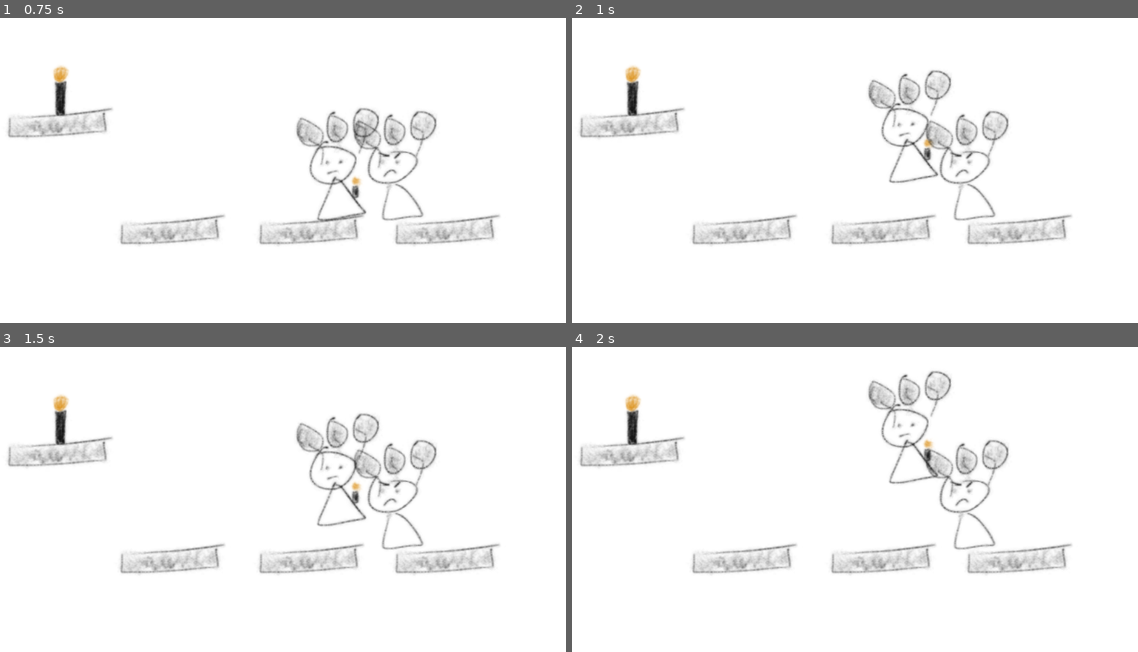
Above: before the commit, frames 1-4 (two rows, left to right).
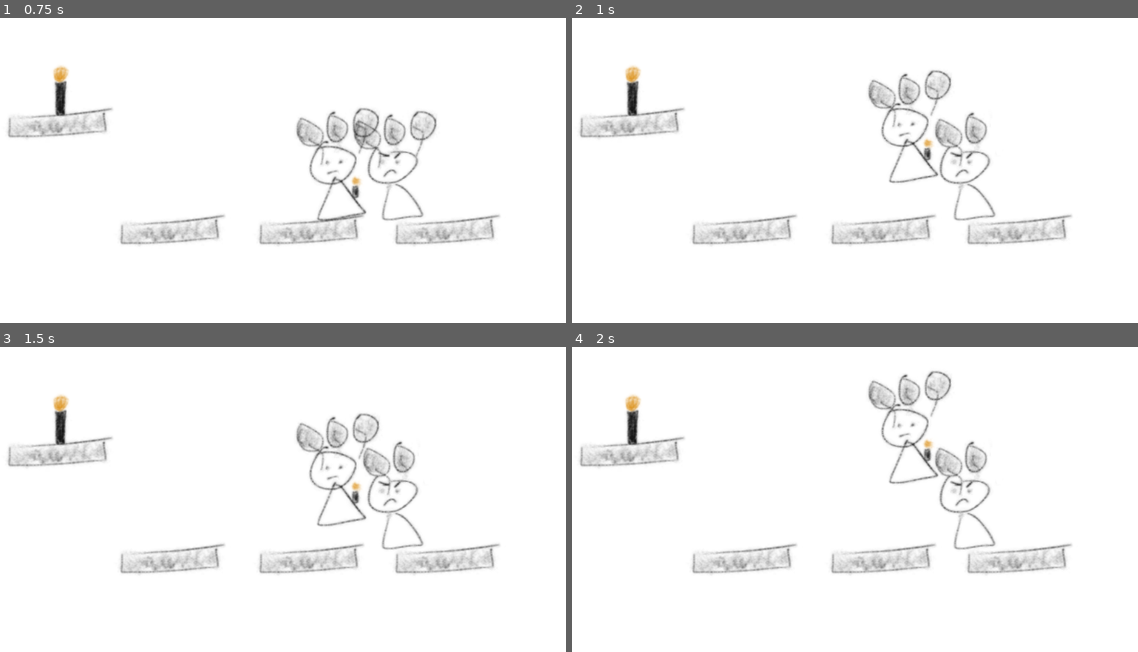
Above: after the commit, the same moments.

Repository: jdcalvelli/prototype-studio-prompt-8
Game: Godot game, scene res://scenes/game_scene.tscn
Same seed, same stepped clock (60 frames per second), same inputs: the game is played once before the commit and once after it.
Inputs:
- Up to frame 1 (0.75 s): hold D (right) from 0.53 s (still down)
- Up to frame 2 (1 s): keep holding D (right); tap Space (jump) at 0.77 s
- Up to frame 3 (1.5 s): keep holding D (right)
- Up to frame 4 (2 s): keep holding D (right); tap Space (jump) at 1.52 s

Frame 1 is identical in both runs. In frame 2, 1.0% of the frame differs, in the area x 62-78%, y 30-50%; in frame 3, 1.0%; in frame 4, 1.0%.

Commit message:
adding balloon disappear

Diff:
--- a/prefabs/balloons.tscn
+++ b/prefabs/balloons.tscn
@@ -9,13 +9,13 @@
 animations = [{
 "frames": [{
 "duration": 1.0,
-"texture": ExtResource("2_mjqpl")
+"texture": ExtResource("2_g54lk")
 }, {
 "duration": 1.0,
 "texture": ExtResource("3_vnq0o")
 }, {
 "duration": 1.0,
-"texture": ExtResource("2_g54lk")
+"texture": ExtResource("2_mjqpl")
 }],
 "loop": true,
 "name": &"default",
--- /dev/null
+++ b/prefabs/enemy.tscn
@@ -0,0 +1,22 @@
+[gd_scene load_steps=5 format=3 uid="uid://b0wqik3tv0yb7"]
+
+[ext_resource type="Script" path="res://scripts/Enemy.gd" id="1_n14x5"]
+[ext_resource type="Texture2D" uid="uid://i18uqt3c1f4j" path="res://assets/images/enemy.PNG" id="2_osvfb"]
+[ext_resource type="PackedScene" uid="uid://b1t7kuye3gggg" path="res://prefabs/balloons.tscn" id="3_64pbj"]
+
+[sub_resource type="RectangleShape2D" id="RectangleShape2D_nd8w3"]
+size = Vector2(99, 131)
+
+[node name="Enemy" type="CharacterBody2D"]
+position = Vector2(145, 0)
+script = ExtResource("1_n14x5")
+
+[node name="Sprite2D" type="Sprite2D" parent="."]
+texture = ExtResource("2_osvfb")
+
+[node name="CollisionShape2D" type="CollisionShape2D" parent="."]
+position = Vector2(0.5, -0.5)
+shape = SubResource("RectangleShape2D_nd8w3")
+
+[node name="Balloons" parent="." instance=ExtResource("3_64pbj")]
+position = Vector2(2.08165e-12, -75)
--- /dev/null
+++ b/prefabs/player.tscn
@@ -0,0 +1,21 @@
+[gd_scene load_steps=5 format=3 uid="uid://dxvv53y02m1h6"]
+
+[ext_resource type="Script" path="res://scripts/Player.gd" id="1_us1pe"]
+[ext_resource type="Texture2D" uid="uid://btxsenhlwkusc" path="res://assets/images/player.PNG" id="2_1c1rl"]
+[ext_resource type="PackedScene" uid="uid://b1t7kuye3gggg" path="res://prefabs/balloons.tscn" id="3_dom84"]
+
+[sub_resource type="RectangleShape2D" id="RectangleShape2D_nd8w3"]
+size = Vector2(99, 131)
+
+[node name="Player" type="CharacterBody2D"]
+script = ExtResource("1_us1pe")
+
+[node name="Sprite2D" type="Sprite2D" parent="."]
+texture = ExtResource("2_1c1rl")
+
+[node name="CollisionShape2D" type="CollisionShape2D" parent="."]
+position = Vector2(0.5, 4.5)
+shape = SubResource("RectangleShape2D_nd8w3")
+
+[node name="Balloons" parent="." instance=ExtResource("3_dom84")]
+position = Vector2(2.08165e-12, -75)
--- a/scenes/game_scene.tscn
+++ b/scenes/game_scene.tscn
@@ -1,48 +1,19 @@
-[gd_scene load_steps=10 format=3 uid="uid://dlmxwh0hiakys"]
+[gd_scene load_steps=6 format=3 uid="uid://dlmxwh0hiakys"]
 
-[ext_resource type="Script" path="res://scripts/Player.gd" id="1_cq5d5"]
 [ext_resource type="Texture2D" uid="uid://b06qwkolvwf3r" path="res://assets/images/Background.PNG" id="1_j6u4x"]
-[ext_resource type="Texture2D" uid="uid://btxsenhlwkusc" path="res://assets/images/player.PNG" id="3_aseqc"]
-[ext_resource type="Script" path="res://scripts/Enemy.gd" id="3_bo68p"]
-[ext_resource type="PackedScene" uid="uid://b1t7kuye3gggg" path="res://prefabs/balloons.tscn" id="4_j4nag"]
-[ext_resource type="Texture2D" uid="uid://i18uqt3c1f4j" path="res://assets/images/enemy.PNG" id="6_lunh0"]
+[ext_resource type="PackedScene" uid="uid://dxvv53y02m1h6" path="res://prefabs/player.tscn" id="2_dqse8"]
+[ext_resource type="PackedScene" uid="uid://b0wqik3tv0yb7" path="res://prefabs/enemy.tscn" id="3_f1hlp"]
 [ext_resource type="PackedScene" uid="uid://tku3xkfaa17b" path="res://prefabs/candle.tscn" id="7_poha1"]
 [ext_resource type="PackedScene" uid="uid://jeitvb2uk5jy" path="res://prefabs/platform.tscn" id="7_yc76j"]
-
-[sub_resource type="RectangleShape2D" id="RectangleShape2D_nd8w3"]
-size = Vector2(99, 131)
 
 [node name="GameScene" type="Node2D"]
 
 [node name="Background" type="Sprite2D" parent="."]
 texture = ExtResource("1_j6u4x")
 
-[node name="Player" type="CharacterBody2D" parent="."]
-script = ExtResource("1_cq5d5")
+[node name="Player" parent="." instance=ExtResource("2_dqse8")]
 
-[node name="Sprite2D" type="Sprite2D" parent="Player"]
-texture = ExtResource("3_aseqc")
-
-[node name="CollisionShape2D" type="CollisionShape2D" parent="Player"]
-position = Vector2(0.5, 4.5)
-shape = SubResource("RectangleShape2D_nd8w3")
-
-[node name="Balloons" parent="Player" instance=ExtResource("4_j4nag")]
-position = Vector2(2.08165e-12, -75)
-
-[node name="Enemy" type="CharacterBody2D" parent="."]
-position = Vector2(145, 0)
-script = ExtResource("3_bo68p")
-
-[node name="Sprite2D" type="Sprite2D" parent="Enemy"]
-texture = ExtResource("6_lunh0")
-
-[node name="CollisionShape2D" type="CollisionShape2D" parent="Enemy"]
-position = Vector2(0.5, -0.5)
-shape = SubResource("RectangleShape2D_nd8w3")
-
-[node name="Balloons" parent="Enemy" instance=ExtResource("4_j4nag")]
-position = Vector2(2.08165e-12, -75)
+[node name="Enemy" parent="." instance=ExtResource("3_f1hlp")]
 
 [node name="Candle" parent="." instance=ExtResource("7_poha1")]
 position = Vector2(-432, -43)
--- a/scripts/balloons.gd
+++ b/scripts/balloons.gd
@@ -3,9 +3,13 @@
 var numBalloons:int = 3
 
 func _ready():
+	$AnimatedSprite2D.frame = 2
 	self.body_entered.connect(_on_balloon_entered)
 
 func _on_balloon_entered(body:Node2D):
 	numBalloons -= 1
+	print(numBalloons)
 	# change sprite to be one with less balloons
-	print(numBalloons)
+	$AnimatedSprite2D.frame = numBalloons - 1
+	if numBalloons == 0:
+		visible = false
